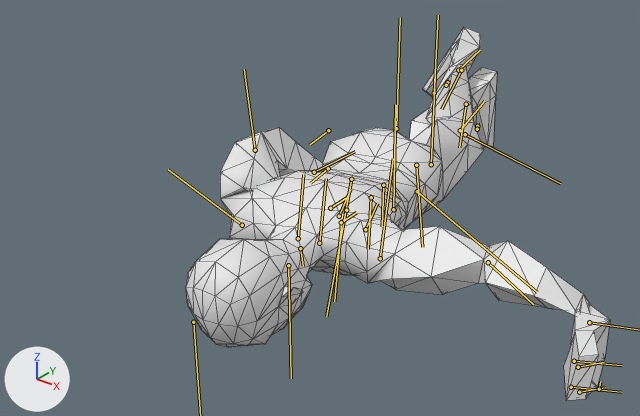
A saved change to the FBX model media/anims_X/normal/TTRP_ManLeanLeft.fbx.
Both versions are drawn from a camera (50 mm lens) standing at (0.218, -0.327, 0.117) and looking at (0.062, -0.132, -0.003). The lights are fixed; the arrows at lower left show +X, +Y and +Z. Both versions are drawn at frame 1 of the action 'Bip01|CircleAction'; the numbers are the values there. The bones that bend it are drawn over the model as lines. Mesh edges are drawn as thin lines.

The first picture shows 'Body_NoDress'.
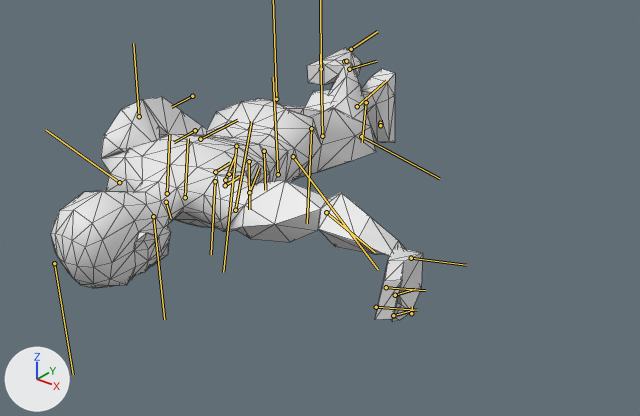
What differs and where, as boxes (x1, y1, x2, y2) in the pictures (640 x 416 px):
'Body_NoDress', posed (12% narrower, 26% shorter)
    before: (186, 27, 610, 401)
    after: (51, 47, 423, 322)
bone 'Bip01_Pelvis', root to tip
    before: (383, 185) to (382, 226)
    after: (264, 151) to (265, 190)
bone 'Bip01_L_Thigh', root to tip
    before: (417, 191) to (537, 292)
    after: (293, 156) to (378, 269)
bone 'Bip01_L_Calf', root to tip
    before: (465, 134) to (560, 183)
    after: (361, 136) to (439, 178)
bone 'Bip01_L_Foot', root to tip
    before: (461, 70) to (441, 109)
    after: (349, 69) to (376, 61)
bone 'Bip01_R_Thigh', root to tip
    before: (351, 179) to (326, 316)
    after: (236, 146) to (223, 272)
bone 'Bip01_R_Calf', root to tip
    before: (416, 165) to (422, 247)
    after: (311, 128) to (307, 223)
bone 'Bip01_R_Foot', root to tip
    before: (466, 104) to (459, 147)
    after: (366, 102) to (362, 142)
bone 'Bip01_L_UpperArm', root to tip
    before: (380, 258) to (393, 158)
    after: (235, 210) to (251, 121)
bone 'Bip01_L_Forearm', root to tip
    before: (488, 262) to (533, 304)
    after: (326, 212) to (375, 252)

The change, as a diff of the scene's bpy script:
```diff
--- a/media/anims_X/normal/TTRP_ManLeanLeft.fbx.py
+++ b/media/anims_X/normal/TTRP_ManLeanLeft.fbx.py
@@ bone_bip01_pelvis @@
 bone_bip01_pelvis = bpy.data.objects['Bip01'].pose.bones['Bip01_Pelvis']
-bone_bip01_pelvis.location = (-2.1, 0.0, 37.2)
+bone_bip01_pelvis.location = (-0.9, 0.0, 13.3)
@@ bone_bip01_l_thigh @@
 bone_bip01_l_thigh = bpy.data.objects['Bip01'].pose.bones['Bip01_L_Thigh']  # child of 'Bip01_Spine'
-bone_bip01_l_thigh.rotation_quaternion = (0.88, -0.472, -0.049, -0.025)  # degrees (-56, -6, 0)
+bone_bip01_l_thigh.rotation_quaternion = (0.9, -0.421, -0.049, 0.1)  # degrees (-50, 0, 13)
@@ bone_bip01_l_calf @@
 bone_bip01_l_calf = bpy.data.objects['Bip01'].pose.bones['Bip01_L_Calf']  # child of 'Bip01_L_Thigh'
-bone_bip01_l_calf.rotation_quaternion = (0.986, 0.0, 0.0, -0.169)  # degrees (0, 0, -19)
+bone_bip01_l_calf.rotation_quaternion = (0.93, 0.0, 0.0, -0.368)  # degrees (0, 0, -43)
@@ bone_bip01_l_foot @@
 bone_bip01_l_foot = bpy.data.objects['Bip01'].pose.bones['Bip01_L_Foot']  # child of 'Bip01_L_Calf'
-bone_bip01_l_foot.rotation_quaternion = (0.765, 0.643, 0.0, -0.039)  # degrees (80, 3, -3)
+bone_bip01_l_foot.rotation_quaternion = (0.866, -0.257, -0.273, -0.331)  # degrees (-20, -40, -34)
@@ bone_bip01_r_thigh @@
 bone_bip01_r_thigh = bpy.data.objects['Bip01'].pose.bones['Bip01_R_Thigh']  # child of 'Bip01_Spine'
-bone_bip01_r_thigh.rotation_quaternion = (0.981, 0.029, 0.121, 0.146)  # degrees (5, 13, 18)
+bone_bip01_r_thigh.rotation_quaternion = (0.986, 0.026, 0.125, 0.111)  # degrees (5, 14, 13)
@@ bone_bip01_r_calf @@
 bone_bip01_r_calf = bpy.data.objects['Bip01'].pose.bones['Bip01_R_Calf']  # child of 'Bip01_R_Thigh'
-bone_bip01_r_calf.rotation_quaternion = (0.975, 0.0, 0.0, -0.224)  # degrees (0, 0, -26)
+bone_bip01_r_calf.rotation_quaternion = (0.999, 0.0, 0.0, -0.032)  # degrees (0, 0, -4)
@@ bone_bip01_r_foot @@
 bone_bip01_r_foot = bpy.data.objects['Bip01'].pose.bones['Bip01_R_Foot']  # child of 'Bip01_R_Calf'
-bone_bip01_r_foot.rotation_quaternion = (0.997, 0.017, -0.01, 0.075)  # degrees (2, -1, 9)
+bone_bip01_r_foot.rotation_quaternion = (0.996, 0.032, -0.017, -0.083)  # degrees (4, -2, -10)
@@ bone_bip01_l_upperarm @@
 bone_bip01_l_upperarm = bpy.data.objects['Bip01'].pose.bones['Bip01_L_UpperArm']  # child of 'Bip01_L_Clavicle'
-bone_bip01_l_upperarm.rotation_quaternion = (0.909, -0.416, 0.004, 0.029)  # degrees (-49, 2, 3)
+bone_bip01_l_upperarm.rotation_quaternion = (0.909, -0.415, 0.019, 0.023)  # degrees (-49, 3, 2)
@@ bone_bip01_l_forearm @@
 bone_bip01_l_forearm = bpy.data.objects['Bip01'].pose.bones['Bip01_L_Forearm']  # child of 'Bip01_L_UpperArm'
-bone_bip01_l_forearm.rotation_quaternion = (0.687, -0.702, -0.018, -0.185)  # degrees (-89, -16, -14)
+bone_bip01_l_forearm.rotation_quaternion = (0.69, -0.699, 0.005, -0.186)  # degrees (-89, -15, -16)
@@ bone_bip01_l_hand @@
 bone_bip01_l_hand = bpy.data.objects['Bip01'].pose.bones['Bip01_L_Hand']  # child of 'Bip01_L_Forearm'
-bone_bip01_l_hand.location = (0.0, 0.9, 3.9)
-bone_bip01_l_hand.rotation_quaternion = (0.248, 0.82, 0.419, -0.302)  # degrees (168, 45, 49)
+bone_bip01_l_hand.location = (-0.2, -0.4, 3.5)
+bone_bip01_l_hand.rotation_quaternion = (0.222, 0.82, 0.416, -0.324)  # degrees (172, 46, 51)
```
